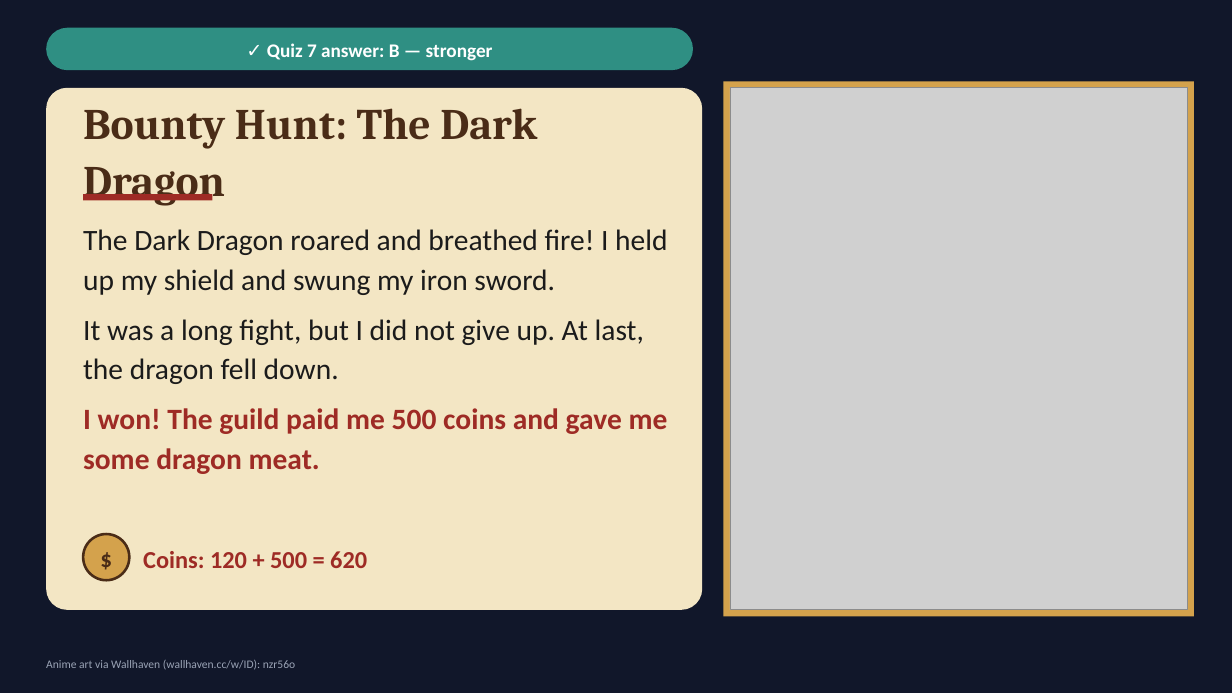
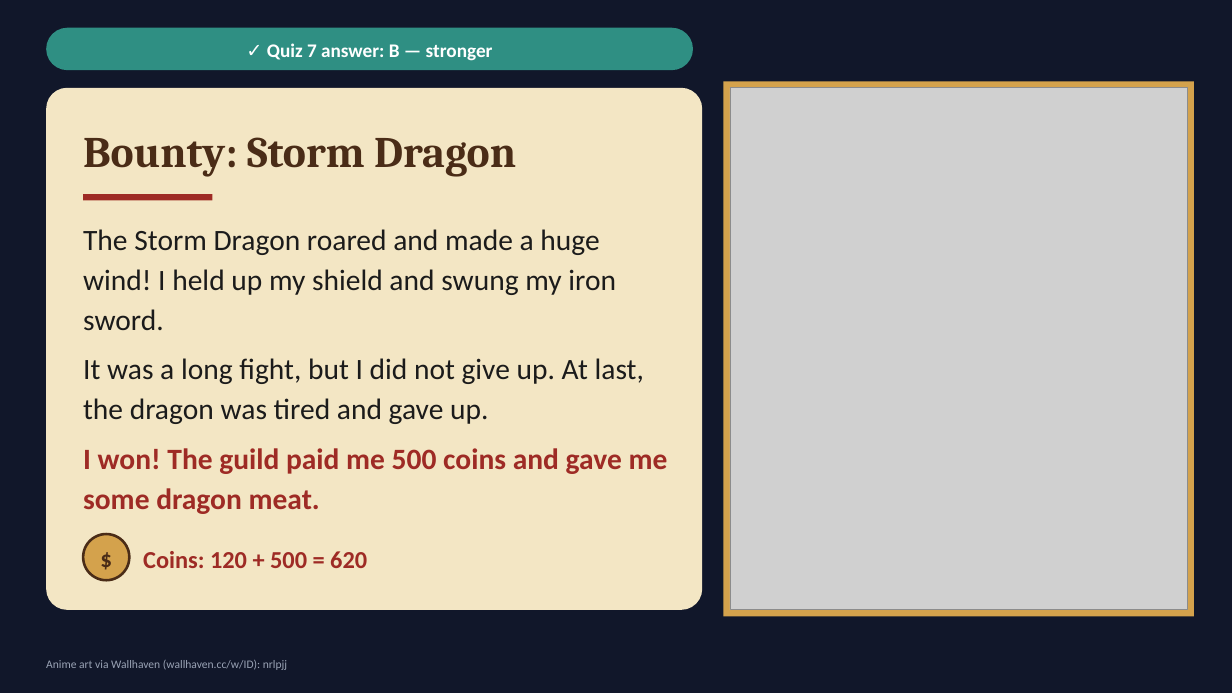
Before and after one commit to choivoo/-, a slide deck: slide 17 of Seonpig_Isekai_Adventure_Grade6_English_20slides.pptx. Drawn at 1232x693 pixels with LibreOffice and Linux fonts; fonts in the diff are those of the drawing; grey boxes stand for pictures. Boxes give left, top, right and bottom in pixels: in the first picture for what was removed or moved away, otherwise in the second. Text is boxed around its words. In the diff, an @@ line names an element or a change of style, - is before the commit and + after.

```diff
--- a/Seonpig_Isekai_Adventure_Grade6_English_20slides.pptx
+++ b/Seonpig_Isekai_Adventure_Grade6_English_20slides.pptx
@@ text at <box>83,137,516,177</box>: text changed @@
-Bounty Hunt: The Dark Dragon
+Bounty: Storm Dragon
@@ text at <box>83,229,644,424</box>: text changed @@
-The Dark Dragon roared and breathed fire! I held up my shield and swung my iron sword.
-It was a long fight, but I did not give up. At last, the dragon fell down.
+The Storm Dragon roared and made a huge wind! I held up my shield and swung my iron sword.
+It was a long fight, but I did not give up. At last, the dragon was tired and gave up.
@@ text at <box>46,660,287,670</box>: text changed @@
-Anime art via Wallhaven (wallhaven.cc/w/ID): nzr56o
+Anime art via Wallhaven (wallhaven.cc/w/ID): nrlpjj
```
Also in this commit, not shown: 6 other slides changed.
